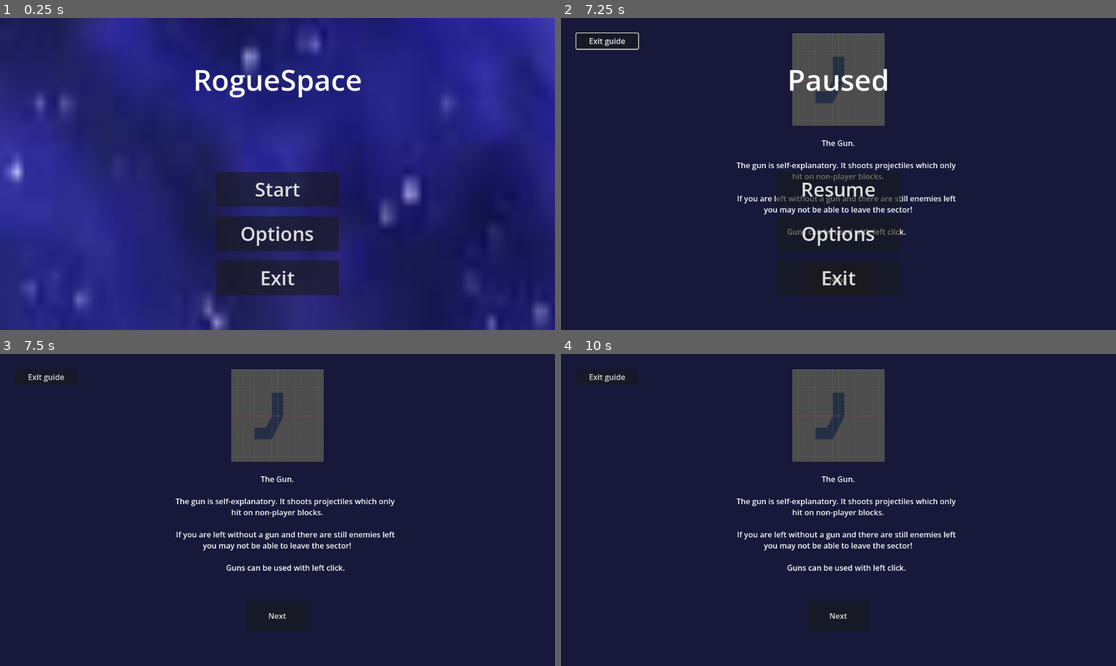
Above: before the commit, frames 1-4 (two rows, left to right).
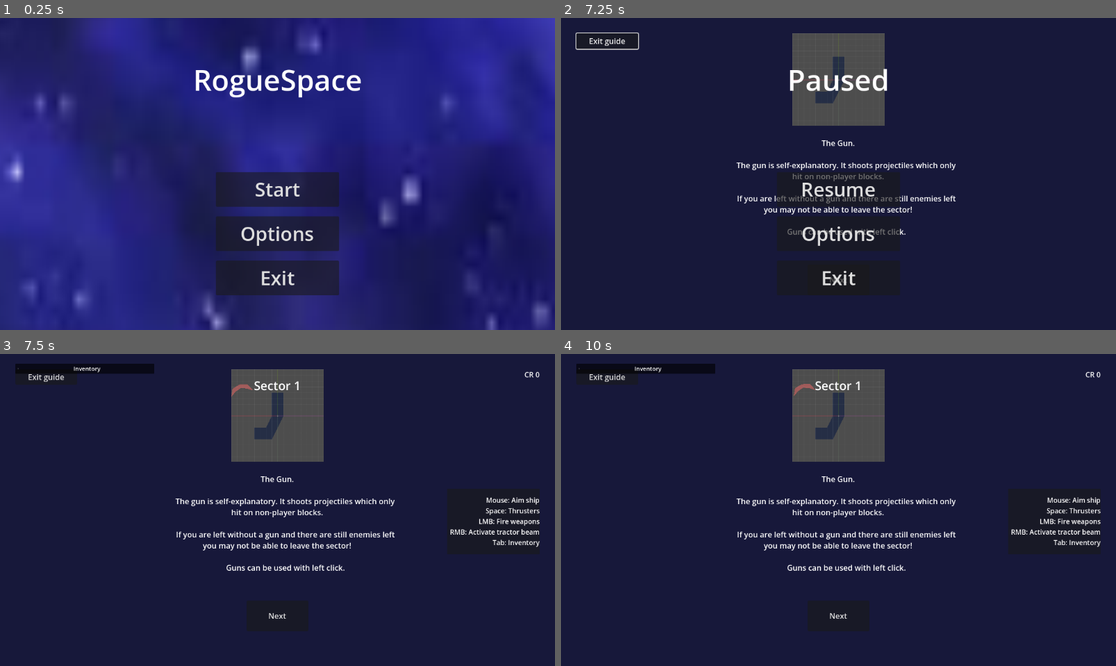
Above: after the commit, the same moments.

Repository: Taydo629/RogueSpace
Game: Godot game, scene res://scenes/main_game.tscn
The game is run twice, just before and just after one commit, with the same random seed, the same clock (stepped at 60 frames per second) and the same inputs.
Inputs (mouse positions are in pixels of both pictures, inside the frame that each line leads up to):
- Up to frame 1 (0.25 s): no input
- Up to frame 2 (7.25 s): click "Start" at 0.5 s; click "Next" at 1.25 s; click "Next" at 2 s; tap Enter at 2.75, 4.25 s; move the mouse to (960, 158) at 2.77 s; hold Space (thrust) 2.78-3.53 s; hold E (e) 2.78-3.53 s; click (960, 158) at 2.92 s; tap Q (q) at 3.05, 3.6, 4.55, 6.05, 6.6 s; move the mouse to (727, 189) at 3.52 s; click (727, 189) at 3.67 s; tap E (e) at 3.8, 5.3, 6.8 s; move the mouse to (894, 105) at 4.27 s; hold E (e) 4.28-5.03 s; hold Space (thrust) 4.28-5.78 s; click (894, 105) at 4.42 s; tap O at 5, 5.75, 6.5 s; move the mouse to (810, 236) at 5.02 s; click (810, 236) at 5.1 s; move the mouse to (1005, 220) at 5.77 s; tap M (mirror) at 5.85 s; click (1005, 220) at 5.92 s; tap Escape (esc) at 6.4 s; move the mouse to (672, 127) at 6.52 s; click (672, 127) at 6.67 s; tap Tab (inventory) at 7.15 s
- Up to frame 3 (7.5 s): click "Resume" at 7.25 s
- Up to frame 4 (10 s): move the mouse to (866, 510) at 8.02 s; right-click (866, 510) at 8.1 s; click (866, 510) at 8.17 s; tap Q (q) at 8.3, 9.8 s; move the mouse to (755, 432) at 8.77 s; hold Space (thrust) from 8.78 s (still down); tap Mouse wheel down (scroll_down) at 8.85 s; click (755, 432) at 8.92 s; tap E (e) at 9.05 s; move the mouse to (960, 494) at 9.52 s; tap Mouse wheel up (scroll_up) at 9.6 s; click (960, 494) at 9.67 s

Frames 1-2 are identical in both runs. In frame 3, 1.4% of the frame differs, in the area x 2-98%, y 3-62%; in frame 4, 1.4%.
Error in both runs: Cannot call method 'rotate' on a null value. (res://scripts/ship_building_layer.gd:87)

Commit message:
Refactored player UI
Player UI has now been wired into the new changes. Noticing that the game state handling might be more suitable with state machine as many different states are required with different requirements such as paused and or visible.

Still require refactor of station UI. Likely will need to move to a state machine system at this point due to added complexity.

Diff:
--- a/scenes/Player.tscn
+++ b/scenes/Player.tscn
@@ -1,6 +1,7 @@
 [gd_scene format=3 uid="uid://tqn70usw28ix"]
 
 [ext_resource type="Script" uid="uid://dsfbrqvu3gvm4" path="res://scripts/player.gd" id="1_qu4a1"]
+[ext_resource type="PackedScene" uid="uid://b7axk8e3fxsiw" path="res://scenes/player_ui_layer.tscn" id="2_cw2d6"]
 [ext_resource type="PackedScene" uid="uid://bn7tq5d2hxit6" path="res://scenes/part_component.tscn" id="2_qu4a1"]
 [ext_resource type="PackedScene" uid="uid://caeqjr661qosk" path="res://scenes/movement_component.tscn" id="3_70d11"]
 [ext_resource type="PackedScene" uid="uid://bmn28l2ks5e3r" path="res://scenes/weapon_component.tscn" id="4_cw2d6"]
@@ -12,6 +13,9 @@
 linear_damp = 1.0
 angular_damp = 1.0
 script = ExtResource("1_qu4a1")
+
+[node name="PlayerUILayer" parent="." unique_id=954430617 instance=ExtResource("2_cw2d6")]
+visible = false
 
 [node name="PartComponent" parent="." unique_id=456244710 instance=ExtResource("2_qu4a1")]
 
--- a/scenes/main_game.tscn
+++ b/scenes/main_game.tscn
@@ -7,8 +7,6 @@
 [ext_resource type="PackedScene" uid="uid://bvlc506pxikp8" path="res://scenes/ship_building_layer.tscn" id="4_nqdth"]
 [ext_resource type="PackedScene" uid="uid://dyxopugemdibc" path="res://scenes/level_gen_component.tscn" id="7_nqdth"]
 [ext_resource type="PackedScene" uid="uid://tqn70usw28ix" path="res://scenes/Player.tscn" id="8_70vka"]
-[ext_resource type="PackedScene" uid="uid://coku1cfatytpr" path="res://scenes/wall.tscn" id="9_2l77h"]
-[ext_resource type="PackedScene" uid="uid://cbies401v0c4e" path="res://scenes/hull.tscn" id="10_nqdth"]
 [ext_resource type="Texture2D" uid="uid://7311c1hg8dft" path="res://assets/Space-Background-Image-2-1024x682.jpg" id="13_wjob3"]
 
 [sub_resource type="StyleBoxTexture" id="StyleBoxTexture_8xp80"]
@@ -39,10 +37,4 @@
 
 [node name="LevelGenComponent" parent="." unique_id=1697448056 instance=ExtResource("7_nqdth")]
 
-[node name="Player" parent="." unique_id=2138094422 instance=ExtResource("8_70vka")]
-
-[node name="Hull" parent="." unique_id=2026258003 instance=ExtResource("10_nqdth")]
-position = Vector2(-8, -368)
-
-[node name="Wall" parent="." unique_id=510841446 instance=ExtResource("9_2l77h")]
-position = Vector2(0, -504)
+[node name="Player" parent="LevelGenComponent" unique_id=2138094422 instance=ExtResource("8_70vka")]
--- /dev/null
+++ b/scenes/player_ui_layer.gd
@@ -0,0 +1,73 @@
+extends CanvasLayer
+
+@onready var pickup_ui: HBoxContainer = $Pickup_UI
+#@onready var direction_indicator: Control = $DirectionIndicator
+@onready var credit_ui: Label = $CreditUI
+@onready var sector_label: Label = $SectorLabel
+@onready var hud: Node2D = $HUD
+
+var player: Player
+var enemy_hud_indicators: Array[Dictionary]
+var station_hud_indicator: Dictionary
+
+const ENEMY_DIRECTION_HUD = preload("uid://8o6kdkj546o3")
+const STATION_DIRECTION_HUD = preload("uid://dfl6i5lki8rxw")
+
+func _ready() -> void:
+	player = get_parent()
+	Inventory.credit_changed.connect(update_credit_ui)
+	#get_parent().get_parent().level_changed.connect(update_sector_label)
+	update_credit_ui(Inventory.wallet)
+
+func update_sector_label(level_num: int) -> void:
+	sector_label.text = str("Sector ", str(level_num))
+
+func update_credit_ui(wallet: int):
+	credit_ui.text = str("CR ", wallet)
+
+func item_pickup(part: Part) -> void:
+	pickup_ui.pickup_notif(part)
+
+func update_hud() -> void:
+	if not enemy_hud_indicators.is_empty():
+		for enemy in enemy_hud_indicators:
+			enemy.get("indicator").queue_free()
+	if not station_hud_indicator.is_empty():
+		station_hud_indicator.get("indicator").queue_free()
+	enemy_hud_indicators.clear()
+	station_hud_indicator.clear()
+	for new_npc in player.enemy_array:
+		var new_npc_hud_indicator = ENEMY_DIRECTION_HUD.instantiate()
+		hud.add_child(new_npc_hud_indicator)
+		enemy_hud_indicators.append({"indicator": new_npc_hud_indicator, "node": new_npc})
+	var new_station_hud_indicator = STATION_DIRECTION_HUD.instantiate()
+	new_station_hud_indicator.visible = false
+	hud.add_child(new_station_hud_indicator)
+	station_hud_indicator = {"indicator": new_station_hud_indicator, "node": player.station}
+
+func _process(_delta: float) -> void:
+	if len(enemy_hud_indicators) != 0:
+		for enemy in enemy_hud_indicators:
+			var enemy_node = enemy.get("node")
+			var enemy_hud = enemy.get("indicator")
+			if enemy_node == null:
+				enemy_hud_indicators.erase(enemy)
+				enemy_hud.queue_free()
+			else:
+				if player.global_position.distance_to(enemy_node.global_position) <= 1200:
+					enemy_hud.visible = false
+				else:
+					enemy_hud.visible = true
+				var direction = (enemy_node.global_position - player.global_position).normalized()
+				enemy_hud.rotation = (-transform.y).angle_to(direction)
+	else:
+		var station_node = station_hud_indicator.get("node")
+		var station_hud = station_hud_indicator.get("indicator")
+		if player.global_position.distance_to(station_node.global_position) <= 1200:
+			station_hud.visible = false
+		else:
+			station_hud.visible = true
+		var direction = (station_node.global_position - player.global_position).normalized()
+		station_hud.rotation = (-transform.y).angle_to(direction)
+#func _input(event: InputEvent) -> void:
+	#pass
--- a/scenes/player_ui_layer.tscn
+++ b/scenes/player_ui_layer.tscn
@@ -1,12 +1,110 @@
 [gd_scene format=3 uid="uid://b7axk8e3fxsiw"]
 
-[ext_resource type="PackedScene" uid="uid://nq4gl5ptuuuv" path="res://scenes/player_ui.tscn" id="1_siy7k"]
+[ext_resource type="Script" uid="uid://dbuidovl3es1n" path="res://scenes/player_ui_layer.gd" id="1_22xda"]
+[ext_resource type="Script" uid="uid://bqqe7u1h368pq" path="res://scripts/pickup_ui.gd" id="2_3wa7g"]
+[ext_resource type="Script" uid="uid://c5dsmhtr8h0ob" path="res://scripts/inventory_ui.gd" id="3_etm03"]
 
 [node name="PlayerUILayer" type="CanvasLayer" unique_id=954430617]
 scale = Vector2(0.5, 0.5)
 transform = Transform2D(0.5, 0, 0, 0.5, 0, 0)
+script = ExtResource("1_22xda")
 
-[node name="PlayerUI" parent="." unique_id=2136722435 instance=ExtResource("1_siy7k")]
+[node name="Pickup_UI" type="HBoxContainer" parent="." unique_id=982166271]
 anchors_preset = -1
+anchor_top = 0.998
+anchor_bottom = 0.998
+offset_left = 64.0
+offset_top = -86.70404
+offset_right = 448.0
+offset_bottom = 0.29595947
+size_flags_horizontal = 3
+size_flags_vertical = 3
+script = ExtResource("2_3wa7g")
+
+[node name="TextureRect" type="TextureRect" parent="Pickup_UI" unique_id=604638611]
+layout_mode = 2
+expand_mode = 2
+
+[node name="Label" type="Label" parent="Pickup_UI" unique_id=1111231191]
+layout_mode = 2
+theme_override_font_sizes/font_size = 30
+text = "
+"
+
+[node name="InventoryUI" type="FoldableContainer" parent="." unique_id=1749301766]
+offset_left = 64.0
+offset_top = 40.0
+offset_right = 640.0
+offset_bottom = 352.0
+focus_mode = 0
+theme_override_font_sizes/font_size = 24
+folded = true
+title = "Inventory"
+title_alignment = 1
+script = ExtResource("3_etm03")
+
+[node name="GridContainer" type="GridContainer" parent="InventoryUI" unique_id=2048117091]
+visible = false
+custom_minimum_size = Vector2(256, 256)
+layout_mode = 2
+size_flags_horizontal = 4
+size_flags_vertical = 4
+columns = 3
+
+[node name="CreditUI" type="Label" parent="." unique_id=1459877796]
+anchors_preset = -1
+anchor_left = 2.0
 anchor_right = 2.0
-anchor_bottom = 2.0
+offset_left = -192.0
+offset_top = 64.0
+offset_right = -64.0
+offset_bottom = 106.0
+grow_horizontal = 0
+theme_override_font_sizes/font_size = 30
+horizontal_alignment = 2
+vertical_alignment = 1
+
+[node name="SectorLabel" type="Label" parent="." unique_id=101790085]
+anchors_preset = 1
+anchor_left = 1.0
+anchor_right = 1.0
+offset_left = -128.0
+offset_top = 96.0
+offset_right = 128.0
+offset_bottom = 165.0
+grow_horizontal = 0
+theme_override_font_sizes/font_size = 50
+text = "Sector 1"
+horizontal_alignment = 1
+vertical_alignment = 1
+
+[node name="Panel" type="Panel" parent="." unique_id=2015772088]
+anchors_preset = -1
+anchor_left = 2.0
+anchor_top = 0.98800004
+anchor_right = 2.0
+anchor_bottom = 0.98800004
+offset_left = -448.0
+offset_top = -80.224
+offset_right = -64.0
+offset_bottom = 191.776
+grow_horizontal = 0
+
+[node name="KeyHelp" type="Label" parent="Panel" unique_id=618700062]
+layout_mode = 1
+anchors_preset = -1
+anchor_right = 1.0
+anchor_bottom = 1.0
+grow_horizontal = 0
+theme_override_constants/line_spacing = 5
+theme_override_font_sizes/font_size = 28
+text = "Mouse: Aim ship
+Space: Thrusters
+LMB: Fire weapons
+RMB: Activate tractor beam
+Tab: Inventory"
+horizontal_alignment = 2
+vertical_alignment = 1
+
+[node name="HUD" type="Node2D" parent="." unique_id=1476508476]
+position = Vector2(1152, 656)
--- a/scenes/ship_building_layer.tscn
+++ b/scenes/ship_building_layer.tscn
@@ -22,6 +22,7 @@
 anchor_right = 1.0
 anchor_bottom = 1.0
 grow_horizontal = 0
+theme_override_constants/line_spacing = -10
 text = "Q: Rotate part anti-clockwise
 E: Rotate part clockwise
 M: Mirror part
--- a/scripts/levelgeneration_component.gd
+++ b/scripts/levelgeneration_component.gd
@@ -4,9 +4,10 @@
 
 var level_number: int = 1
 var loaded_ships: Array[NPCShip] = []
-var playable_bound_x: Vector2 = Vector2.ZERO
-var playable_bound_y: Vector2 = Vector2.ZERO
+var playable_bound_x: Vector2 = Vector2(-7000,7000)
+var playable_bound_y: Vector2 = Vector2(-7000,7000)
 const NPC = preload("uid://dxth7s5bap4i5")
+const STATION = preload("uid://baad6rfav87i3")
 
 func _ready() -> void:
 	load_all_ships_from_folder("res://data/NPCShips/")
@@ -35,17 +36,22 @@
 	# NPC spawning
 	var valid_npcs: Array[NPCShip] = get_valid_ships_for_current_level()
 	var number_of_npcs = 1 # randi_range(4, 8)
+	var npc_array: Array[RigidBody2D]
 	for i in number_of_npcs:
 		var NPC_instance = NPC.instantiate()
 		var NPC_ship = valid_npcs.pick_random()
-		#NPC_instance.position = Vector2(randi_range(playable_bound_x.x,playable_bound_x.y),randi_range(playable_bound_y.x,playable_bound_y.y))
-		NPC_instance.position = Vector2(-200,0)
+		NPC_instance.position = Vector2(randf_range(playable_bound_x.x,playable_bound_x.y),randf_range(playable_bound_y.x,playable_bound_y.y))
+		#NPC_instance.position = Vector2(-200,0)
 		NPC_instance.ship_graph = NPC_ship.ship_graph.get_dictionary()
 		NPC_instance.grid_dim = NPC_ship.grid_size
 		add_child(NPC_instance)
-	# code to generate level
+		npc_array.append(NPC_instance)
+	# Station spawining
+	var station_instance = STATION.instantiate()
+	station_instance.position = Vector2(randf_range(playable_bound_x.x,playable_bound_x.y),randf_range(playable_bound_y.x,playable_bound_y.y))
+	add_child(station_instance)
+	level_generated.emit(level_number, npc_array, station_instance)
 	level_number += 1
-	level_generated.emit()
 
 func get_valid_ships_for_current_level() -> Array[NPCShip]:
 	var valid_ships: Array[NPCShip]
--- a/scripts/main_game.gd
+++ b/scripts/main_game.gd
@@ -6,7 +6,7 @@
 @onready var level_gen_component: LevelGenComponent = $LevelGenComponent
 #@onready var menu_component: MenuComponent = $MenuComponent
 @onready var intro_guide: Control = $IntroGuide
-@onready var player: Player = $Player
+@onready var player: Player = $LevelGenComponent/Player
 
 func _ready() -> void:
 	start_menu_layer.start.connect(start_game)
@@ -17,6 +17,7 @@
 	pause_menu_layer.exit.connect(exit)
 	intro_guide.guide_end.connect(exit_guide)
 	ship_building_layer.build_complete.connect(exit_building)
+	level_gen_component.level_generated.connect(player.new_level)
 	level_gen_component.generate_level()
 
 func start_game() -> void:
@@ -27,6 +28,7 @@
 func resume_game() -> void:
 	print("Game resumed!")
 	get_tree().paused = false
+	player.player_ui_layer.visible = true
 	pause_menu_layer.visible = false
 
 func options() -> void:
@@ -42,15 +44,18 @@
 
 func start_building() -> void:
 	print("Entering building")
+	player.player_ui_layer.visible = false
 	ship_building_layer.visible = true
 	get_tree().paused = true
 	ship_building_layer.start_build()
 
 func exit_building() -> void:
 	print("Exited building")
+	player.player_ui_layer.visible = true
 	ship_building_layer.visible = false
 
 func _input(event: InputEvent) -> void:
 	if event.is_action_pressed("esc") and not start_menu_layer.visible:
+		player.player_ui_layer.visible = false
 		pause_menu_layer.visible = true
 		get_tree().paused = true
--- a/scripts/player.gd
+++ b/scripts/player.gd
@@ -6,6 +6,10 @@
 @onready var input_component: InputComponent = $InputComponent
 @onready var tractorbeam_component: TractorbeamComponent = $TractorbeamComponent
 @onready var player_camera: Camera2D = $PlayerCamera
+@onready var player_ui_layer: CanvasLayer = $PlayerUILayer
+
+var enemy_array: Array[RigidBody2D]
+var station: StaticBody2D
 
 func _ready() -> void:
 	ShipInfo.ship_updated.connect(init_ship)
@@ -29,3 +33,9 @@
 	movement_component.initalise_movement(ShipInfo.ship_graph)
 	weapon_component.initalise_weapons(ShipInfo.ship_graph)
 	tractorbeam_component.initalise_tractor_beams(ShipInfo.ship_graph)
+
+func new_level(level: int, new_npc_array: Array[RigidBody2D], new_station: StaticBody2D) -> void:
+	enemy_array = new_npc_array
+	station = new_station
+	player_ui_layer.update_sector_label(level)
+	player_ui_layer.update_hud()
Not shown, added: scenes/player_ui_layer.gd.uid
